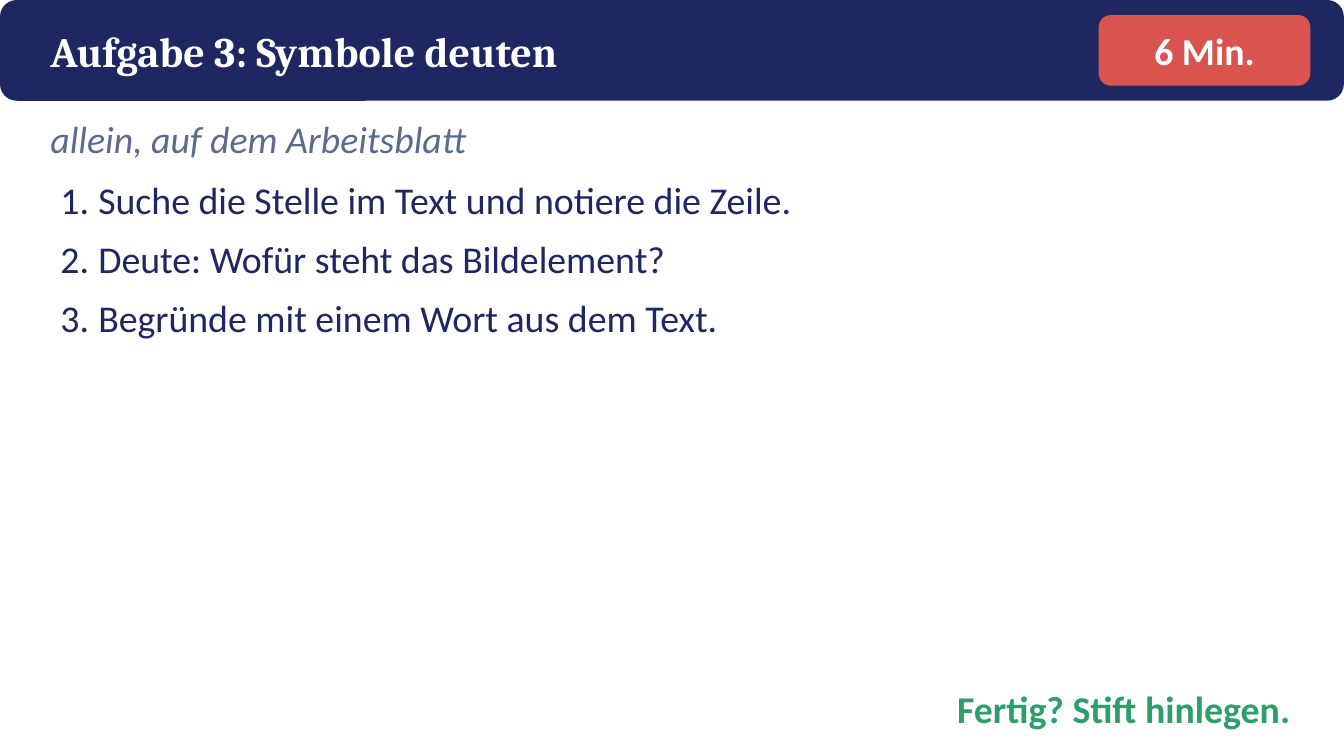
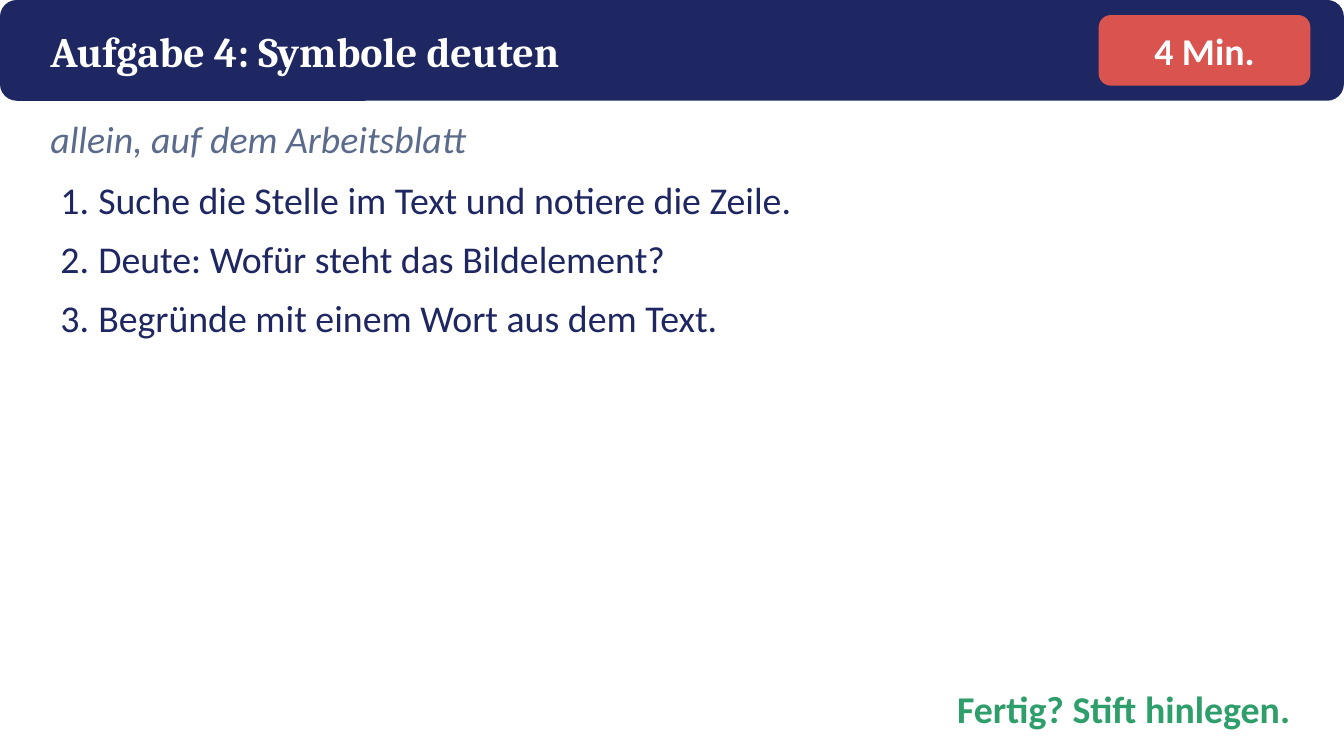
Before and after one commit to golzkonstantin-gif/Schule, a slide deck: slide 20 of Deutsch_11/Kafka_Vor_dem_Gesetz/Praesentation_Vor_dem_Gesetz.pptx (slide 15 before the commit). Drawn at 1344x756 pixels with LibreOffice and Linux fonts; fonts in the diff are those of the drawing. Boxes give left, top, right and bottom in pixels: in the first picture for what was removed or moved away, otherwise in the second. Text is boxed around its words. In the diff, an @@ line names an element or a change of style, - is before the commit and + after.

```diff
--- a/Deutsch_11/Kafka_Vor_dem_Gesetz/Praesentation_Vor_dem_Gesetz.pptx
+++ b/Deutsch_11/Kafka_Vor_dem_Gesetz/Praesentation_Vor_dem_Gesetz.pptx
@@ text at bbox=[50, 37, 560, 77]: text changed @@
-Aufgabe 3: Symbole deuten
+Aufgabe 4: Symbole deuten
@@ text at bbox=[1154, 38, 1255, 65]: text changed @@
-6 Min.
+4 Min.
```
Also in this commit, not shown: 3 other slides changed, 5 slides added, 2 slides removed, 10 other files.
